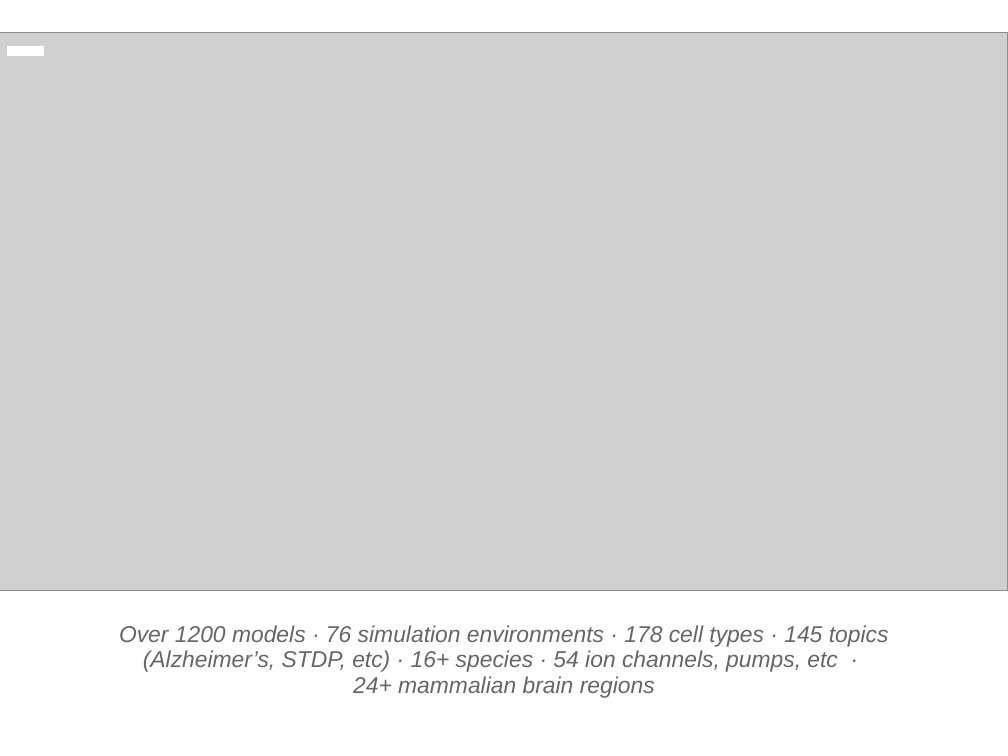
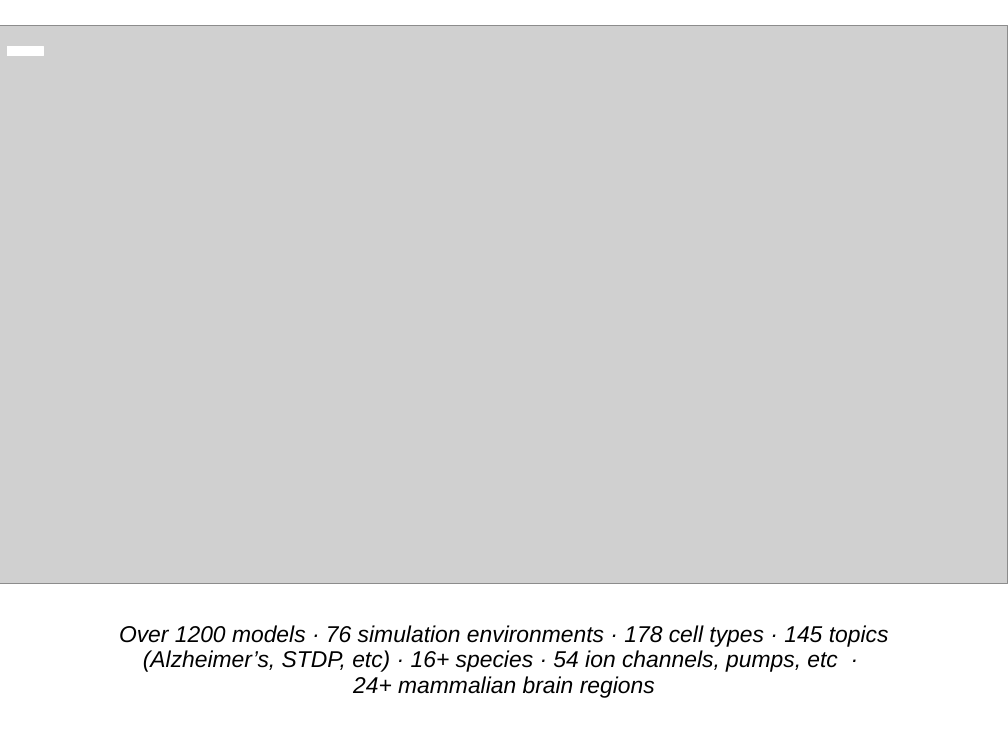
Before and after one commit to NeuralEnsemble/NeuroinformaticsTutorial, a slide deck: slide 2 of Part_1_Resources_for_computational_modellers/5_Model_sharing/ModelDB.pptx. Drawn at 1008x756 pixels with LibreOffice and Linux fonts; fonts in the diff are those of the drawing; grey boxes stand for pictures. Boxes give left, top, right and bottom in pixels: in the first picture for what was removed or moved away, otherwise in the second. Text is boxed around its words. In the diff, an @@ line names an element or a change of style, - is before the commit and + after.

Commit message:
Improved readability of ModelDB slides

```diff
--- a/Part_1_Resources_for_computational_modellers/5_Model_sharing/ModelDB.pptx
+++ b/Part_1_Resources_for_computational_modellers/5_Model_sharing/ModelDB.pptx
@@ picture: place and size @@
-picture at (0,32,1008,591)
+picture at (0,25,1008,584)
@@ text "Over 1200 models · 76 ..." at (119,625,889,698): text colour #666666 to #000000 @@
```
Also in this commit, not shown: 2 other slides changed.
